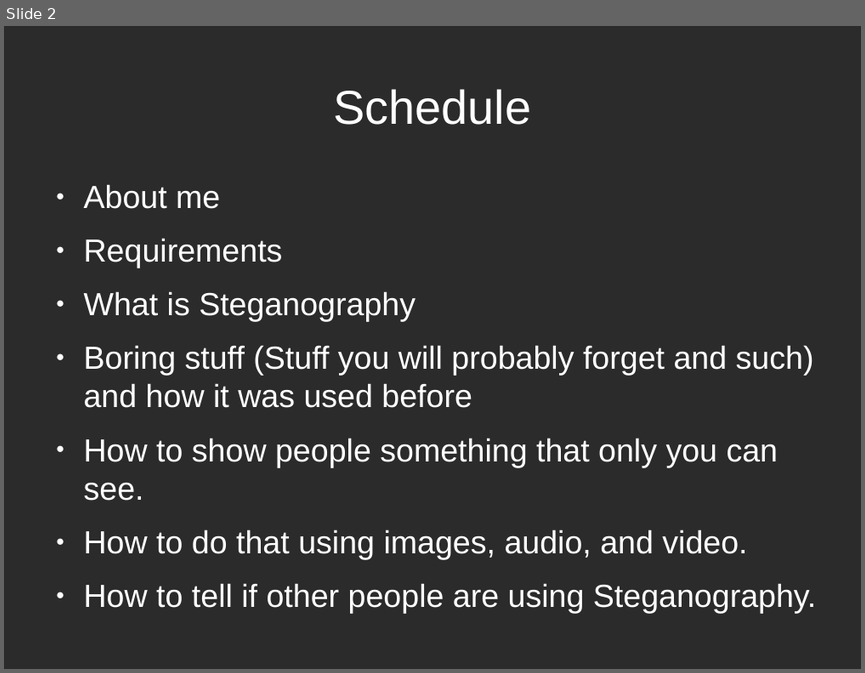
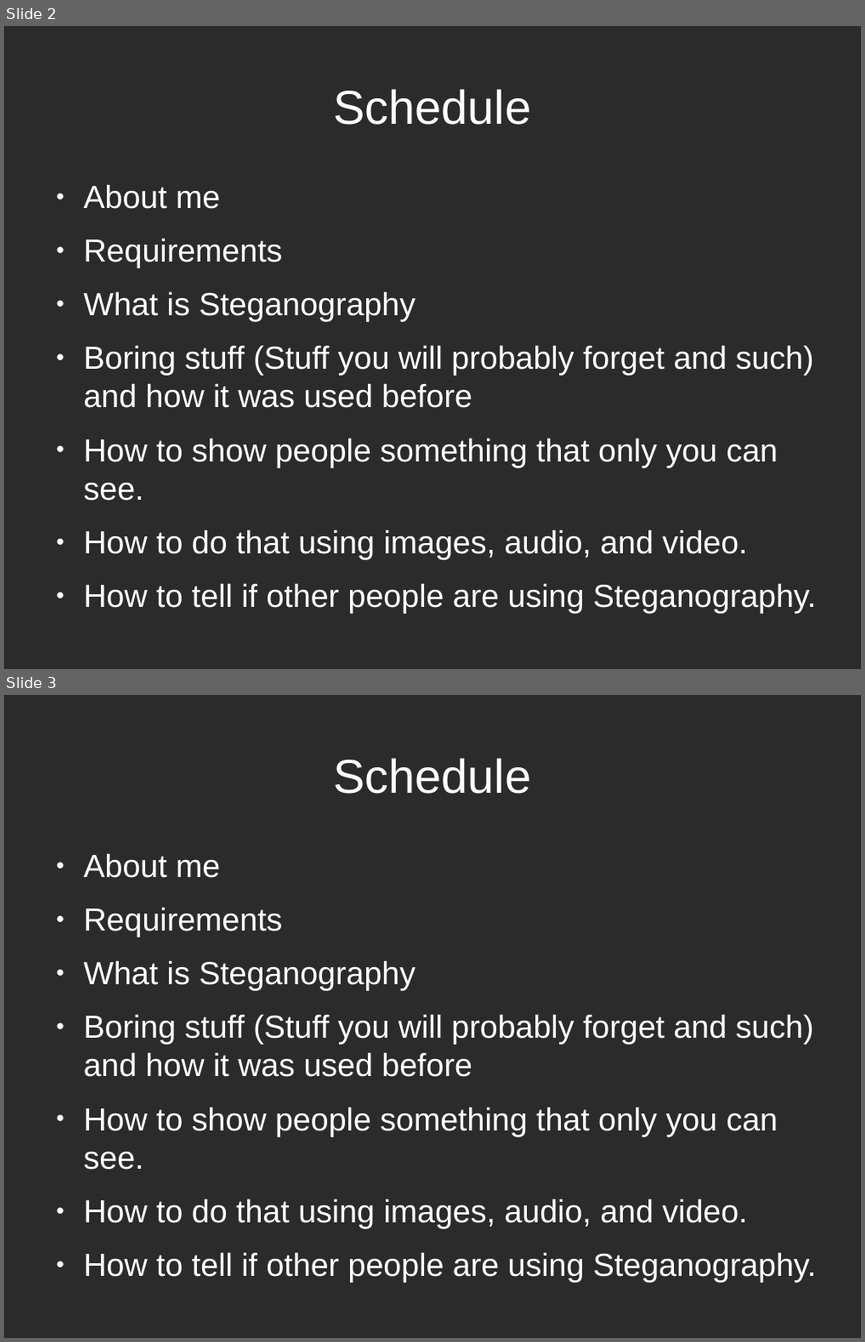
Before and after one commit to david365602/presentations, a slide deck: Presentations/Steganography.odp. Shown one above the other, each under a label of ours: slide 2 before the commit, slides 2 and 3 after it. The pictures are 865x673 and 865x1342 pixels, drawn with LibreOffice and Linux fonts; fonts in the diff are those of the drawing; background and template pictures are left out; a plain dark background stands for a picture behind light text. Boxes give left, top, right and bottom in pixels: in the first picture for what was removed or moved away, otherwise in the second. Text is boxed around its words. In the diff, an @@ line names an element or a change of style, - is before the commit and + after.

```diff
--- a/Presentations/Steganography.odp
+++ b/Presentations/Steganography.odp
@@ slide 3 added at [4, 695, 861, 1338], background picture (left out) @@
@@ title added at [333, 758, 531, 794], 44 pt, text #FFFFFF @@
+Schedule
@@ text added at [84, 853, 816, 1281], 29.6 pt, text #FFFFFF @@
+● About me
+● Requirements
+● What is Steganography
+● Boring stuff (Stuff you will probably forget and such) and how it was used before
+● How to show people something that only you can see.
+● How to do that using images, audio, and video.
+● How to tell if other people are using Steganography.
```
Also in this commit, not shown: 2 slides changed, 2 other slides added, 1 slide removed.
